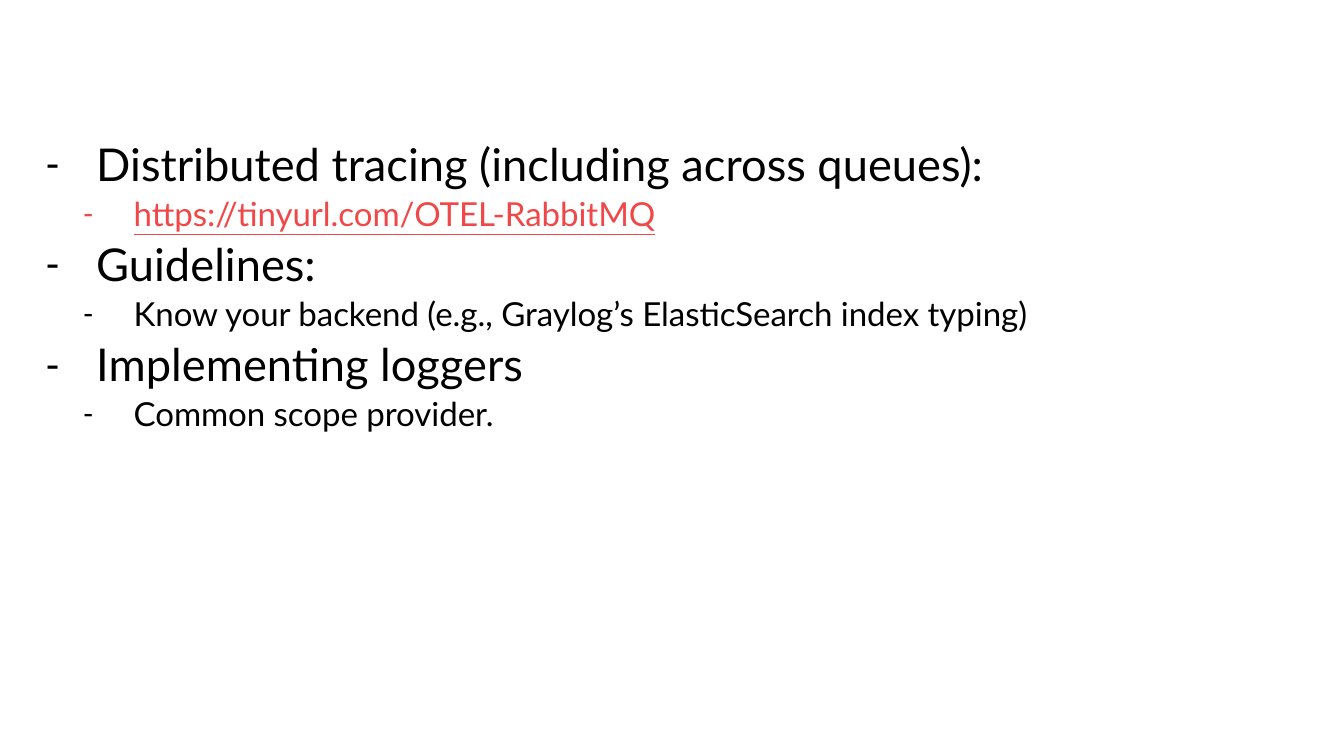
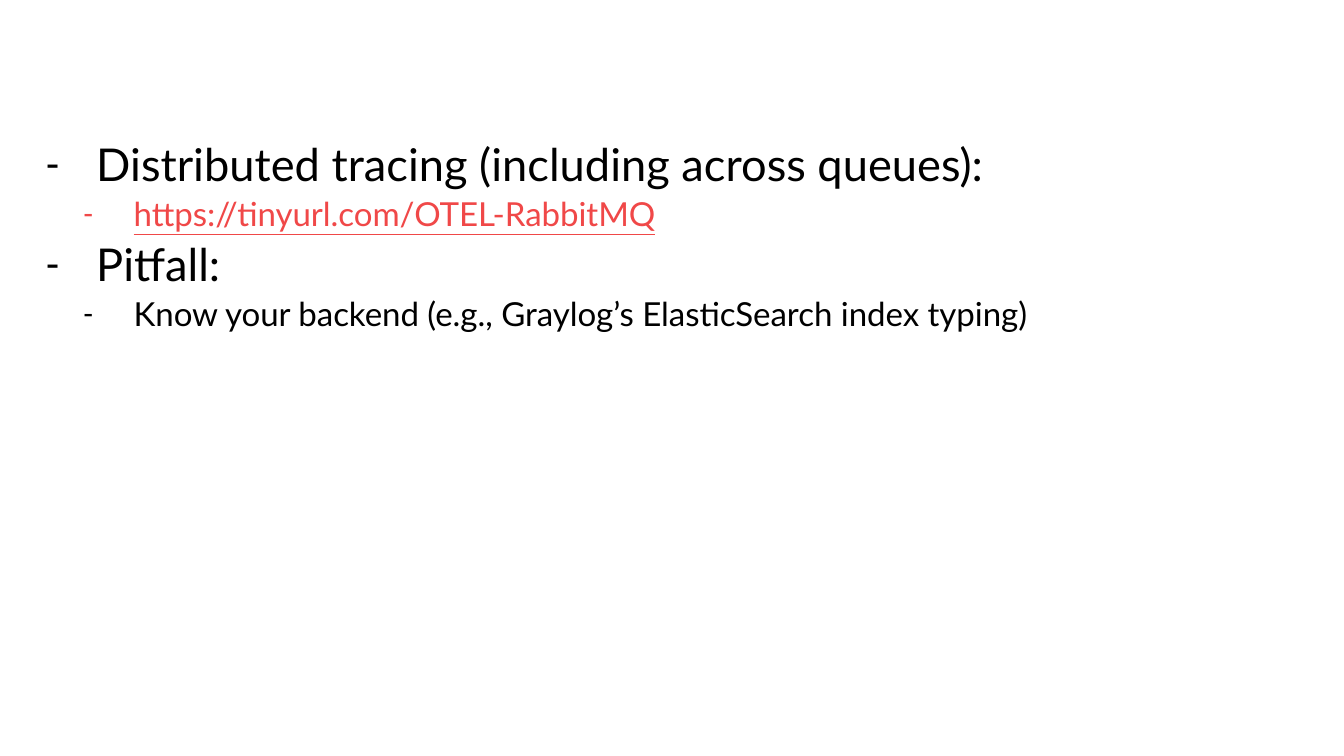
Before and after one commit to StephenCleary/Presentations, a slide deck: slide 25 of Telemetry/Logging Hero.pptx (slide 23 before the commit). Drawn at 1344x756 pixels with LibreOffice and Linux fonts; fonts in the diff are those of the drawing; background and template pictures are left out. Boxes give left, top, right and bottom in pixels: in the first picture for what was removed or moved away, otherwise in the second. Text is boxed around its words. In the diff, an @@ line names an element or a change of style, - is before the commit and + after.

```diff
--- a/Telemetry/Logging Hero.pptx
+++ b/Telemetry/Logging Hero.pptx
@@ text at [96, 247, 220, 282]: text changed @@
-– Guidelines:
+– Pitfall:
@@ text at [96, 347, 523, 432]: paragraphs removed @@
-– Implementing loggers
-  – Common scope provider.
```
Also in this commit, not shown: 2 other slides changed, 2 slides added.
